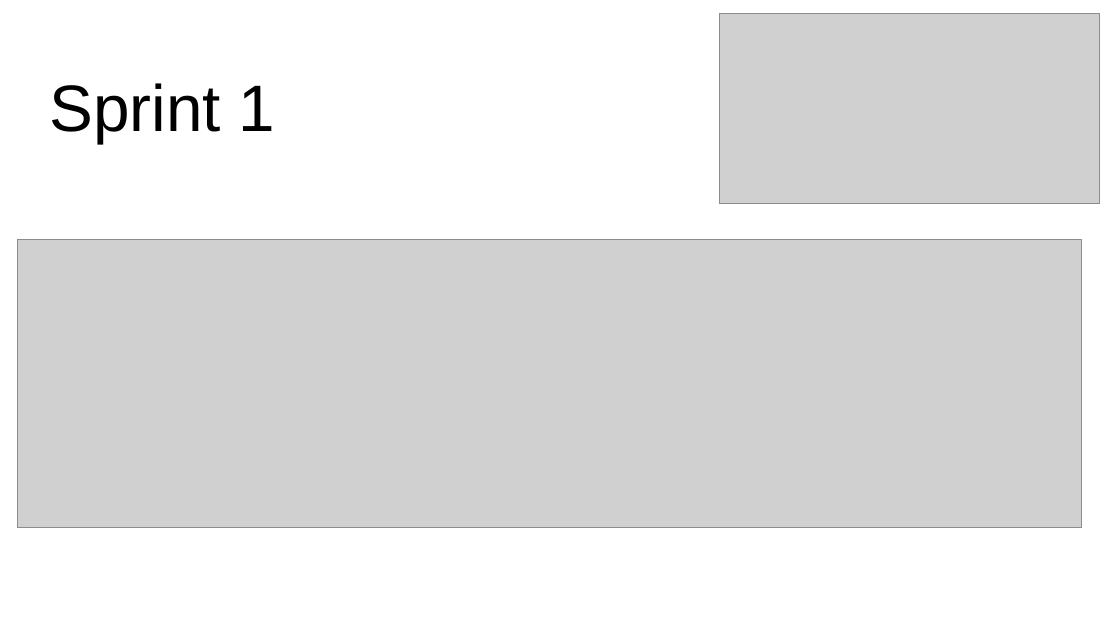
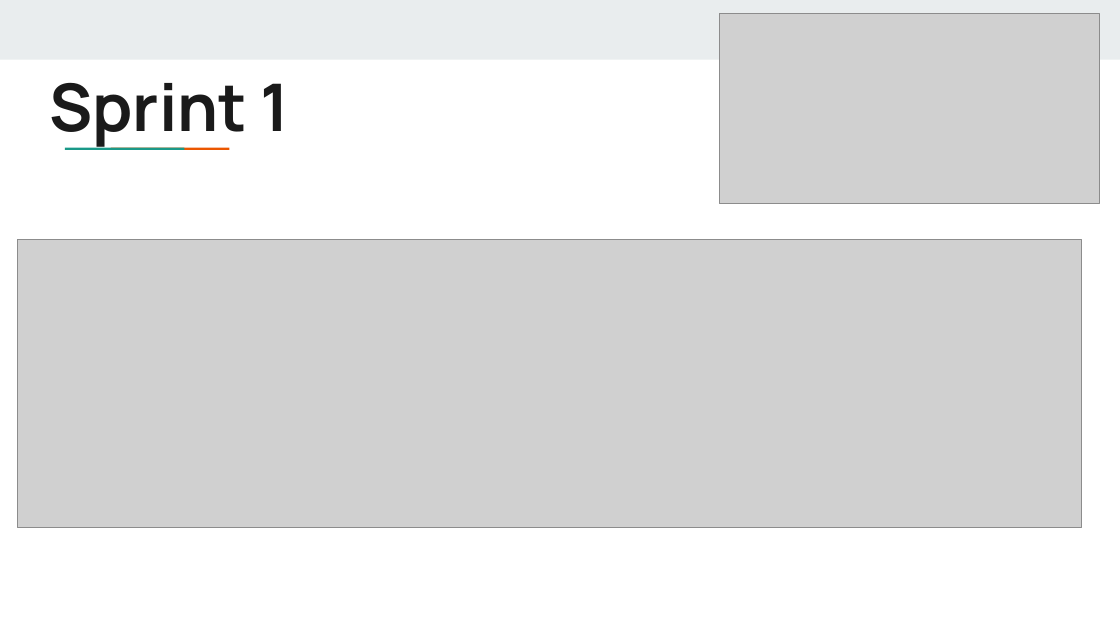
Before and after one commit to frankgonzmc/AppGym, a slide deck: slide 6 of DOC/PRESENTACION.pptx (slide 4 before the commit). Drawn at 1120x630 pixels with LibreOffice and Linux fonts; fonts in the diff are those of the drawing; grey boxes stand for pictures. Boxes give left, top, right and bottom in pixels: in the first picture for what was removed or moved away, otherwise in the second. Text is boxed around its words. In the diff, an @@ line names an element or a change of style, - is before the commit and + after.

```diff
--- a/DOC/PRESENTACION.pptx
+++ b/DOC/PRESENTACION.pptx
@@ rectangle added at [0,0,1120,59], fill #E9EDEE @@
@@ title "Sprint 1" at [49,83,289,148]: font Arial to Manrope, text colour #000000 to #1A1A1A, bold on @@
@@ rectangle added at [102,146,148,151], fill #1A9988 @@
@@ rectangle added at [147,146,193,151], fill #EB5600 @@
```
Also in this commit, not shown: 9 other slides changed, 3 slides added, 1 slide removed, 52 other files.
